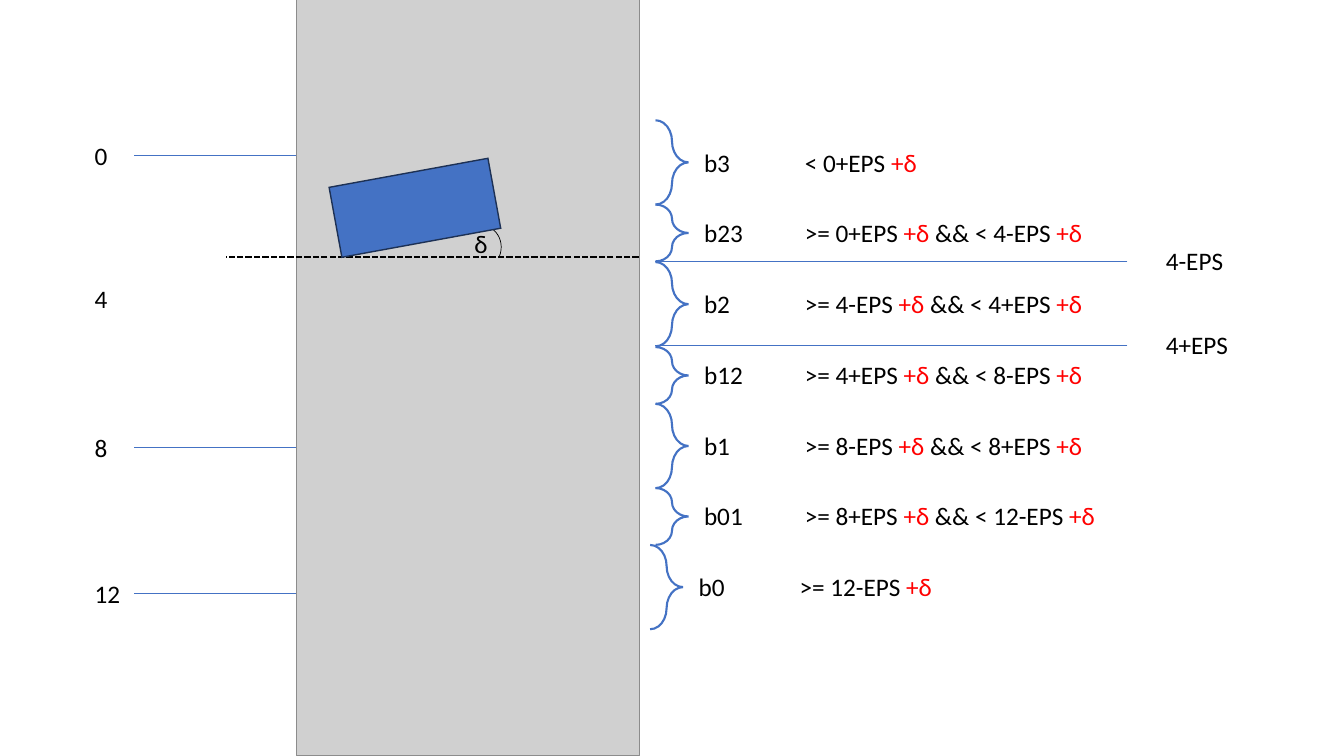
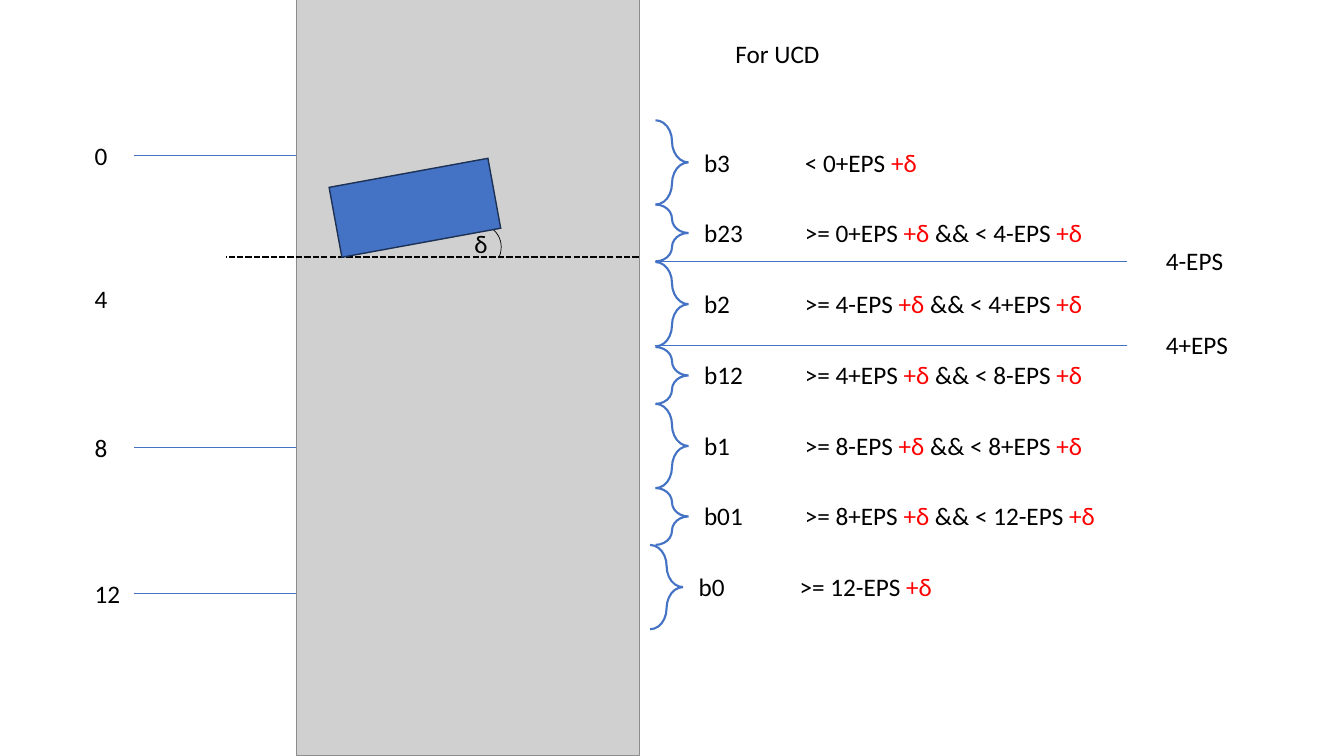
Before and after one commit to coenig/very-fast-math, a slide deck: slide 1 of examples/UrbanTopologies.pptx. Drawn at 1344x756 pixels with LibreOffice and Linux fonts; fonts in the diff are those of the drawing; grey boxes stand for pictures. Boxes give left, top, right and bottom in pixels: in the first picture for what was removed or moved away, otherwise in the second. Text is boxed around its words. In the diff, an @@ line names an element or a change of style, - is before the commit and + after.

```diff
--- a/examples/UrbanTopologies.pptx
+++ b/examples/UrbanTopologies.pptx
@@ text added at [735, 46, 819, 64], 18 pt, text #000000 @@
+For UCD
```
Also in this commit, not shown: 1 other slide changed, 2 other files.
